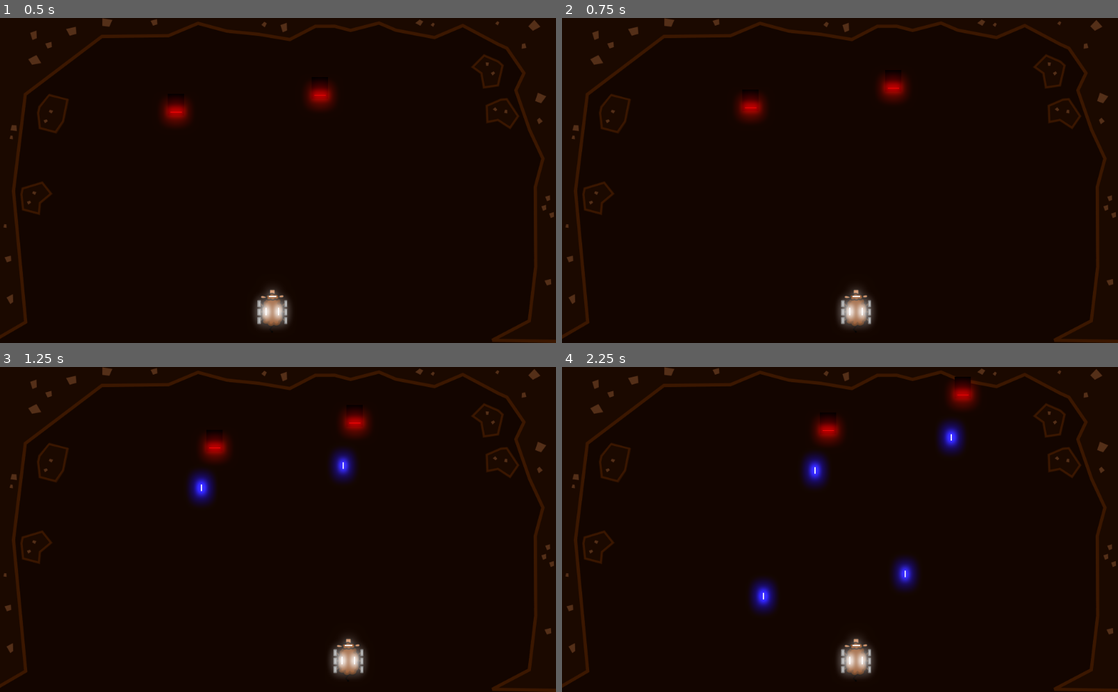
Above: before the commit, frames 1-4 (two rows, left to right).
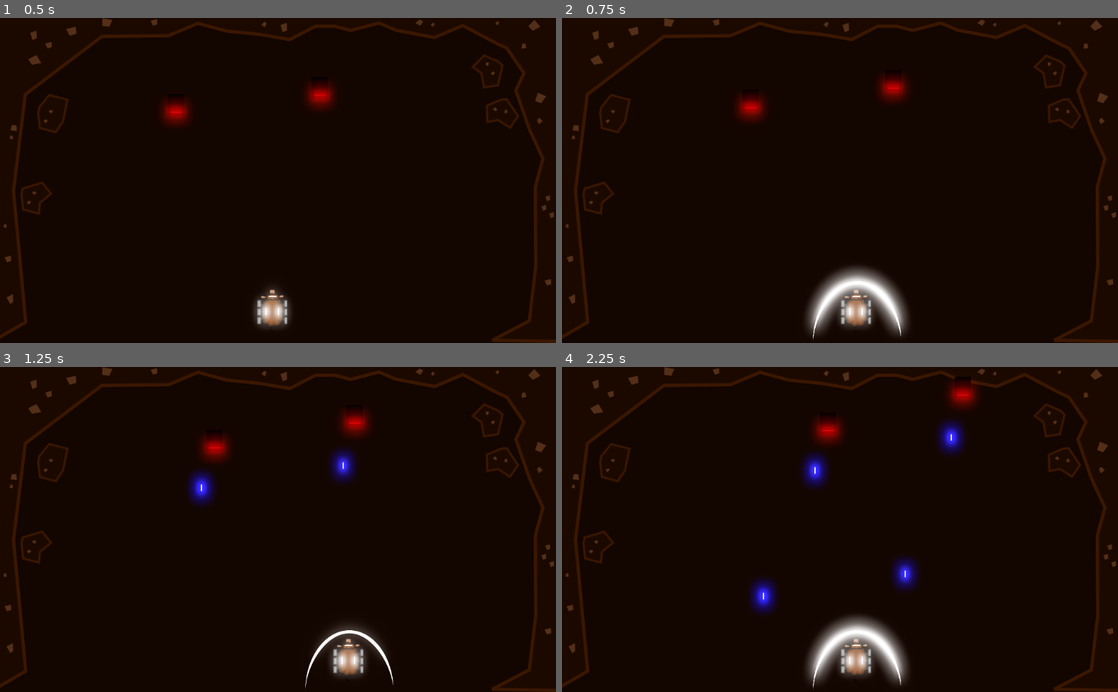
Above: after the commit, the same moments.

Repository: GameDrivenDesign/punk-wolf
Game: Godot game, scene res://game.tscn
The game is run twice, just before and just after one commit, with the same random seed, the same clock (stepped at 60 frames per second) and the same inputs.
Inputs:
- Up to frame 1 (0.5 s): no input
- Up to frame 2 (0.75 s): tap Enter (ui_accept) at 0.5, 0.6 s; hold Right (ui_right) from 0.53 s (still down)
- Up to frame 3 (1.25 s): keep holding Right (ui_right); tap Enter (ui_accept) at 0.77, 1.07 s
- Up to frame 4 (2.25 s): release Right (ui_right) at 1.28 s; hold Left (ui_left) 1.28-2.03 s; tap Enter (ui_accept) at 1.35, 1.52, 1.82, 2.1 s; hold Right (ui_right) from 2.03 s (still down)

Frame 1 is identical in both runs. In frame 2, 2.2% of the frame differs, in the area x 43-63%, y 76-99%; in frame 3, 0.6%; in frame 4, 2.2%.

Commit message:
add an already obsoluete shield version

Diff:
--- a/sheep.gd
+++ b/sheep.gd
@@ -10,6 +10,8 @@
 		velocity.x += 1
 	if Input.is_action_pressed('ui_left'):
 		velocity.x -= 1
+	if Input.is_action_just_pressed("ui_accept"):
+		add_child(preload("res://shield.tscn").instance())
 	velocity = velocity.normalized() * speed
 
 func _physics_process(delta):
--- /dev/null
+++ b/shield.gd
@@ -0,0 +1,6 @@
+extends Node2D
+
+func _ready():
+	$AnimationPlayer.play("open", -1, 8)
+	yield($AnimationPlayer, "animation_finished")
+	queue_free()
--- /dev/null
+++ b/shield.svg
@@ -0,0 +1,61 @@
+<?xml version="1.0" encoding="UTF-8" standalone="no"?>
+<svg
+   xmlns:dc="http://purl.org/dc/elements/1.1/"
+   xmlns:cc="http://creativecommons.org/ns#"
+   xmlns:rdf="http://www.w3.org/1999/02/22-rdf-syntax-ns#"
+   xmlns:svg="http://www.w3.org/2000/svg"
+   xmlns="http://www.w3.org/2000/svg"
+   xmlns:sodipodi="http://sodipodi.sourceforge.net/DTD/sodipodi-0.dtd"
+   xmlns:inkscape="http://www.inkscape.org/namespaces/inkscape"
+   width="61.33852mm"
+   height="42.206768mm"
+   viewBox="0 0 61.33852 42.206768"
+   version="1.1"
+   id="svg2173"
+   inkscape:version="1.0.1 (3bc2e813f5, 2020-09-07)"
+   sodipodi:docname="shield.svg">
+  <defs
+     id="defs2167" />
+  <sodipodi:namedview
+     id="base"
+     pagecolor="#212121"
+     bordercolor="#666666"
+     borderopacity="1.0"
+     inkscape:pageopacity="0"
+     inkscape:pageshadow="2"
+     inkscape:zoom="1.979899"
+     inkscape:cx="160.66714"
+     inkscape:cy="103.25076"
+     inkscape:document-units="mm"
+     inkscape:current-layer="layer1"
+     inkscape:document-rotation="0"
+     showgrid="false"
+     inkscape:window-width="1920"
+     inkscape:window-height="1016"
+     inkscape:window-x="1920"
+     inkscape:window-y="27"
+     inkscape:window-maximized="1" />
+  <metadata
+     id="metadata2170">
+    <rdf:RDF>
+      <cc:Work
+         rdf:about="">
+        <dc:format>image/svg+xml</dc:format>
+        <dc:type
+           rdf:resource="http://purl.org/dc/dcmitype/StillImage" />
+        <dc:title></dc:title>
+      </cc:Work>
+    </rdf:RDF>
+  </metadata>
+  <g
+     inkscape:label="Layer 1"
+     inkscape:groupmode="layer"
+     id="layer1"
+     transform="translate(-26.016343,-31.480478)">
+    <path
+       id="path2736"
+       style="fill:#ffffff;stroke:none;stroke-width:0.94457;paint-order:markers stroke fill"
+       d="m 87.354469,73.687247 c 0.08552,-15.539552 -13.745808,-40.238921 -30.683863,-40.23892 -16.938056,0 -30.49697,23.552452 -30.654263,40.23892 0,-23.310155 13.731007,-42.206769 30.669064,-42.206769 16.938056,10e-7 30.669062,18.896615 30.669062,42.206769 z"
+       sodipodi:nodetypes="cscsc" />
+  </g>
+</svg>
--- /dev/null
+++ b/shield.tscn
@@ -0,0 +1,43 @@
+[gd_scene load_steps=4 format=2]
+
+[ext_resource path="res://shield.svg" type="Texture" id=1]
+[ext_resource path="res://shield.gd" type="Script" id=2]
+
+[sub_resource type="Animation" id=1]
+resource_name = "open"
+length = 1.7
+tracks/0/type = "value"
+tracks/0/path = NodePath("shield:scale")
+tracks/0/interp = 1
+tracks/0/loop_wrap = true
+tracks/0/imported = false
+tracks/0/enabled = true
+tracks/0/keys = {
+"times": PoolRealArray( 0, 1 ),
+"transitions": PoolRealArray( 1, 1 ),
+"update": 0,
+"values": [ Vector2( 0.01, 0.2 ), Vector2( 0.7, 0.7 ) ]
+}
+tracks/1/type = "value"
+tracks/1/path = NodePath("shield:modulate")
+tracks/1/interp = 1
+tracks/1/loop_wrap = true
+tracks/1/imported = false
+tracks/1/enabled = true
+tracks/1/keys = {
+"times": PoolRealArray( 0, 1, 1.7 ),
+"transitions": PoolRealArray( 1, 1, 1 ),
+"update": 0,
+"values": [ Color( 3, 3, 3, 0.42 ), Color( 3, 3, 3, 1 ), Color( 2, 2, 2, 0 ) ]
+}
+
+[node name="shield" type="Node2D"]
+script = ExtResource( 2 )
+
+[node name="shield" type="Sprite" parent="."]
+modulate = Color( 1, 1, 1, 0.423529 )
+scale = Vector2( 0.2, 0.2 )
+texture = ExtResource( 1 )
+
+[node name="AnimationPlayer" type="AnimationPlayer" parent="."]
+anims/open = SubResource( 1 )
Not shown, added: shield.svg.import
